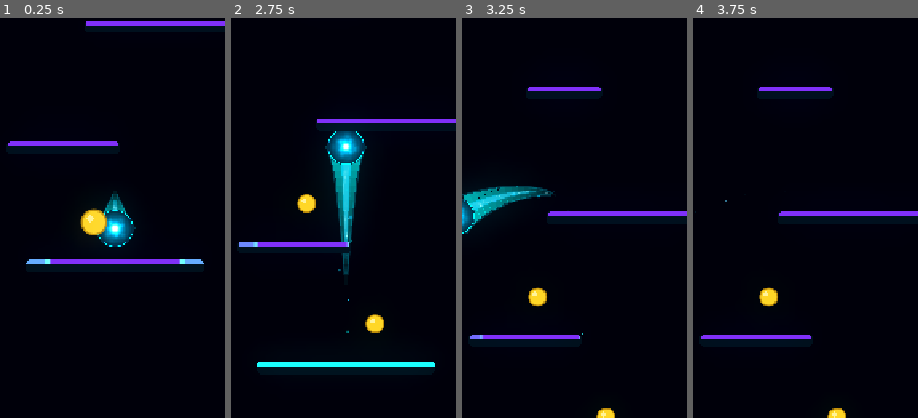
Above: before the commit, frames 1-4 (left to right).
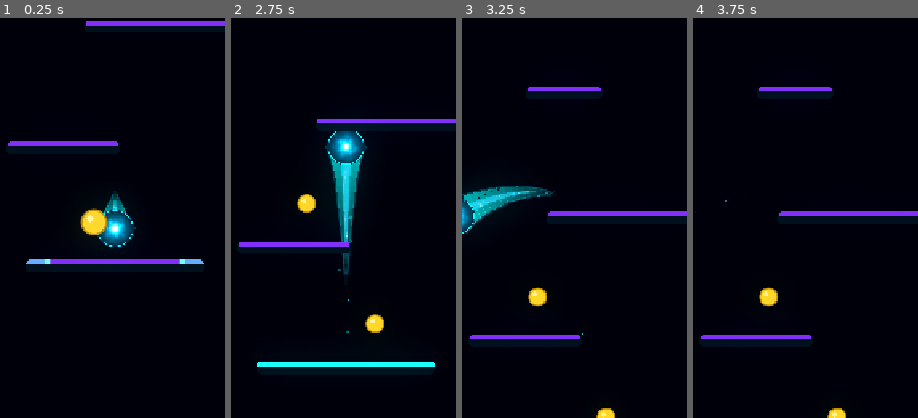
Above: after the commit, the same moments.

Repository: Kryodo/TowerJump
Game: Godot game, scene res://scenes/main.tscn
Two runs of this game, one before a commit and one after it. Both use one fixed random seed, a clock stepped at 60 frames per second and the inputs below.
Inputs (mouse positions are % of the whole screen's width and height, from its top left):
- Up to frame 1 (0.25 s): no input
- Up to frame 2 (2.75 s): move the mouse to (72, 45) at 0.52 s; hold Right (ui_right) 0.53-1.25 s; click (72, 45) at 0.67 s; drag from (30, 55) to (47, 31) at 1.27 s; click "Nochmal spielen" at 2 s
- Up to frame 3 (3.25 s): move the mouse to (60, 28) at 2.77 s; hold Left (ui_left) from 2.78 s (still down)
- Up to frame 4 (3.75 s): release Left (ui_left) at 3.5 s; drag from (45, 70) to (20, 35) at 3.52 s
The pictures show only the part of the screen within x 24-74%, y 27-77%; the shares and areas given below are measured in that part.

Frame 1 is identical in both runs. In frame 2, 0.1% of the frame differs, in the area x 3-53%, y 56-58%; in frame 3, less than 0.1%; in frame 4, nothing differs.

Commit message:
Fix landing target-loss grace placement

Diff:
--- a/scripts/landing/landing_feedback_controller.gd
+++ b/scripts/landing/landing_feedback_controller.gd
@@ -195,20 +195,17 @@
 			if best_dy >= current_dy - TARGET_SWITCH_DY_MARGIN:
 				return current_prediction
 
-		# A real competing platform can still take over normally once it is
-		# clearly better; no additional delay is imposed here.
-		return best_prediction
-
-	# The target's precise prediction can briefly disappear during rapid steering.
-	# Trust the last valid target for only a few frames rather than immediately
-	# tearing down the visual sequence. This protects the timeline without
-	# freezing it or inventing a broader landing zone.
-	if (
-		stable_target != null
-		and stable_target.visible
-		and not _last_valid_prediction.is_empty()
-		and _last_valid_prediction.get("platform") == stable_target
-	):
+		# The target's precise prediction can briefly disappear during the
+		# final approach, especially on long curved edge landings. Before allowing
+		# target replacement, trust the last valid target for only a few frames.
+		# This protects the visual sequence without freezing it or inventing a
+		# broader landing zone.
+		if (
+			_last_valid_prediction.is_empty()
+			or _last_valid_prediction.get("platform") != stable_target
+		):
+			return best_prediction
+
 		var elapsed: float = (
 			Time.get_ticks_msec() - _last_valid_prediction_at_msec
 		) / 1000.0
@@ -226,6 +223,9 @@
 			held_prediction["grace_hold"] = true
 			return held_prediction
 
+		# Grace expired; a real competing platform can take over normally.
+		return best_prediction
+
 	_last_valid_prediction = {}
 	_last_valid_prediction_at_msec = 0
 
